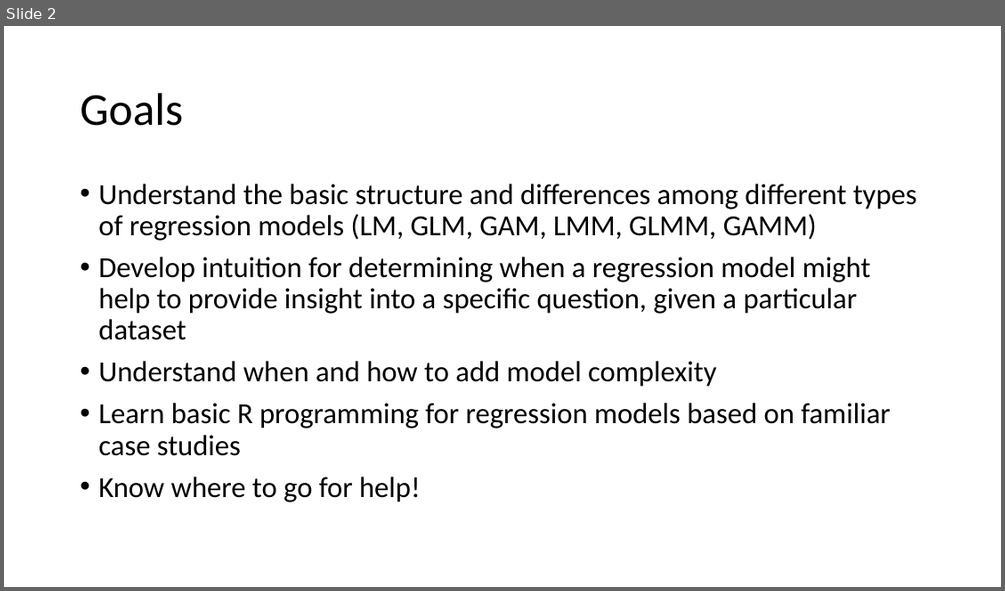
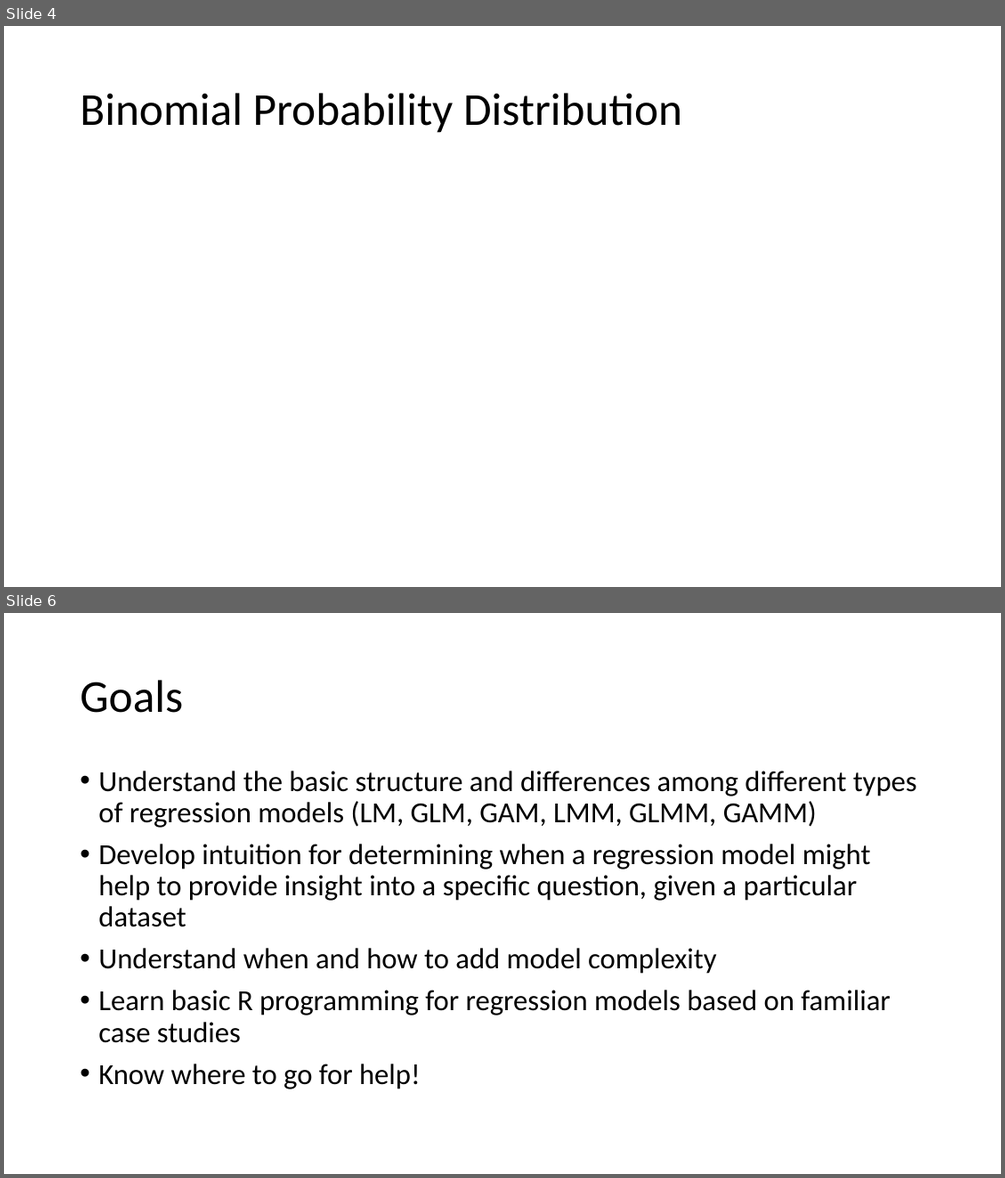
Before and after one commit to ELaBrecque-MMC/RegressionModelOverview, a slide deck: Notes/RegressionModelOverview.pptx. Shown one above the other, each under a label of ours: slide 2 before the commit, slides 4 and 6 after it; the slides between them are not shown. The pictures are 1005x591 and 1005x1178 pixels, drawn with LibreOffice and Linux fonts; fonts in the diff are those of the drawing. Boxes give left, top, right and bottom in pixels: in the first picture for what was removed or moved away, otherwise in the second. Text is boxed around its words. In the diff, an @@ line names an element or a change of style, - is before the commit and + after.

Commit message:
Began bearded seal case study. Left off on slide explaining binomial distribution.

```diff
--- a/Notes/RegressionModelOverview.pptx
+++ b/Notes/RegressionModelOverview.pptx
@@ slide 4 added at (4, 26, 1001, 587), background #FFFFFF @@
@@ title added at (80, 93, 682, 133), 44 pt, text #000000 @@
+Binomial Probability Distribution
@@ what was slide 2 is now slide 6 @@
```
Also in this commit, not shown: 1 slide changed, 3 other slides added.
